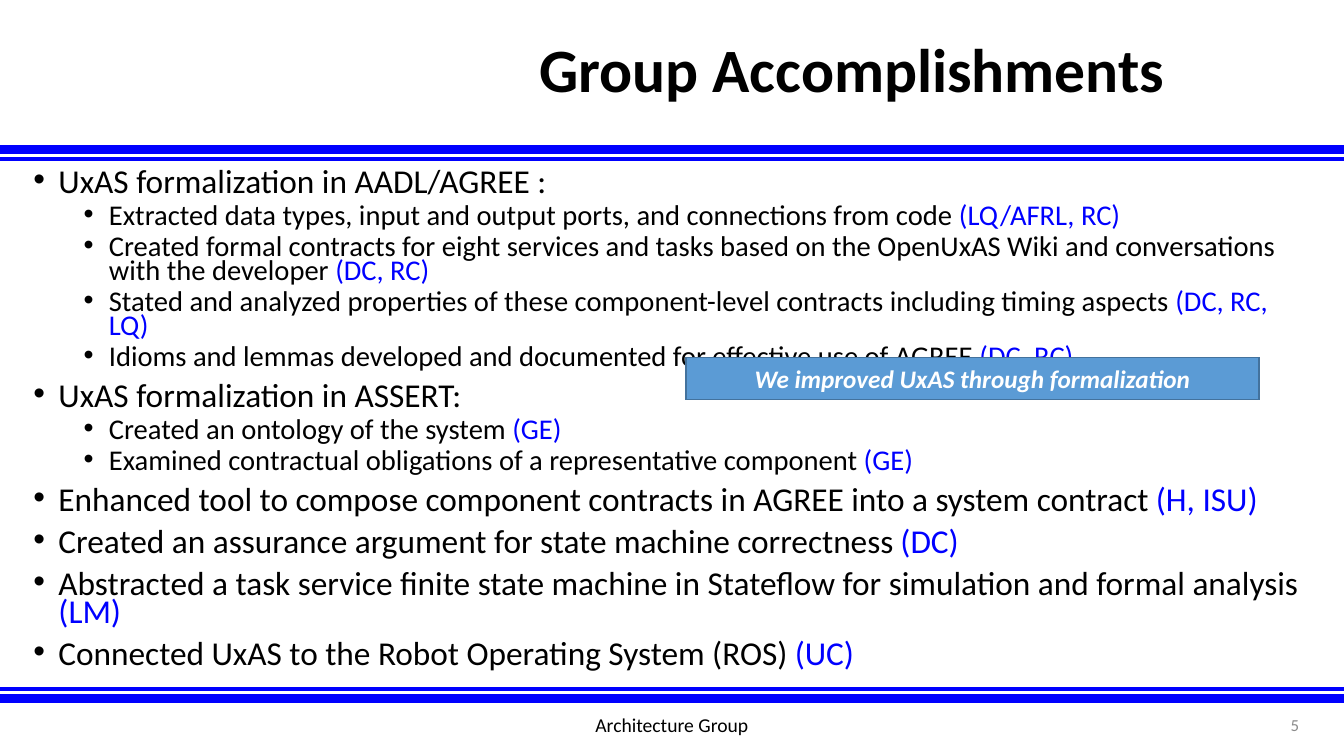
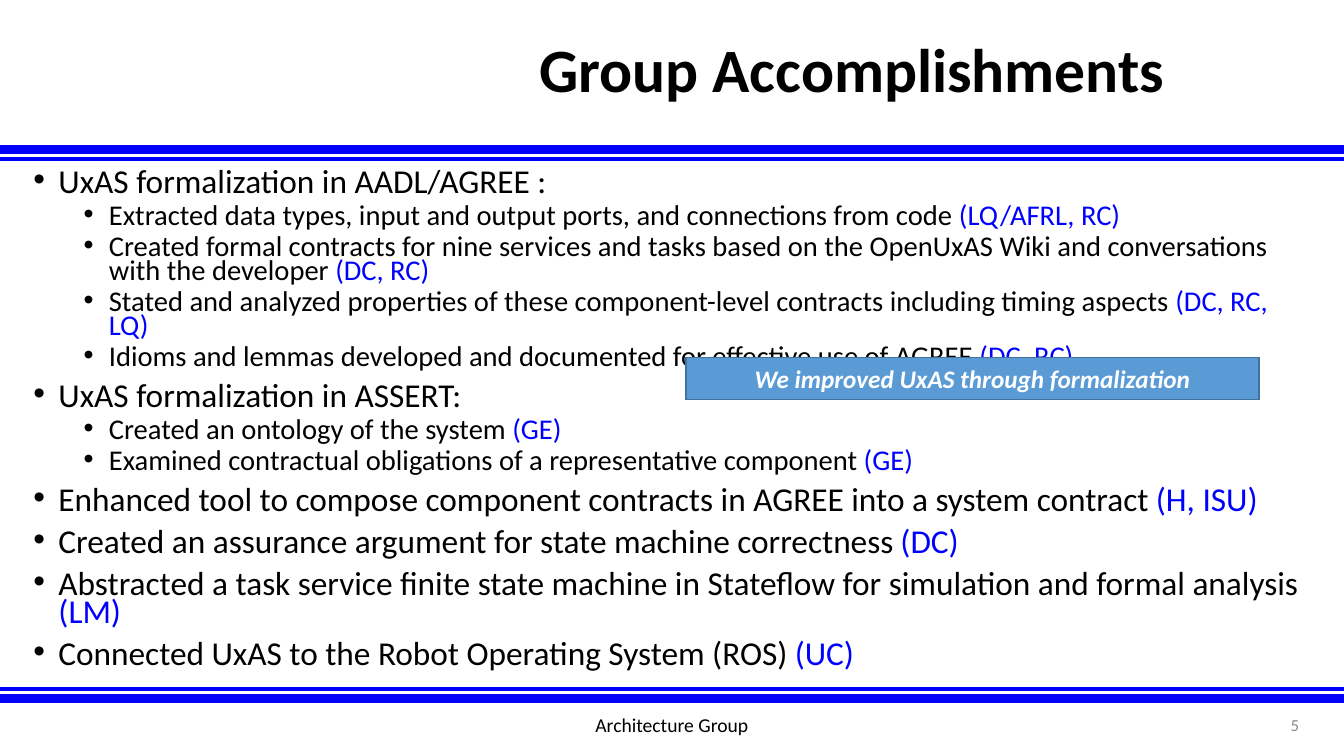
Before and after one commit to afrl-rq/OpenUxAS-SoI, a slide deck: slide 5 of presentations/S5_SoI_Architecture_Group.pptx. Drawn at 1344x756 pixels with LibreOffice and Linux fonts; fonts in the diff are those of the drawing; background and template pictures are left out. Boxes give left, top, right and bottom in pixels: in the first picture for what was removed or moved away, otherwise in the second. Text is boxed around its words. In the diff, an @@ line names an element or a change of style, - is before the commit and + after.

```diff
--- a/presentations/S5_SoI_Architecture_Group.pptx
+++ b/presentations/S5_SoI_Architecture_Group.pptx
@@ text at bbox=[109, 236, 1267, 285]: text changed @@
-  • Created formal contracts for eight services and tasks based on the OpenUxAS Wiki and conversations with the developer (DC, RC)
+  • Created formal contracts for nine services and tasks based on the OpenUxAS Wiki and conversations with the developer (DC, RC)
```
Also in this commit, not shown: 7 other slides changed, 4 slides added.
